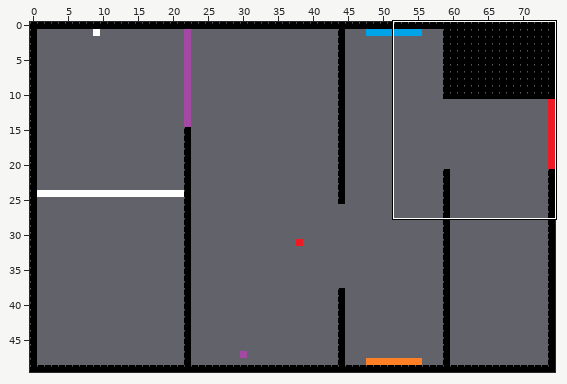
Two states of a Tiled map, Maps/Level_7_map.tmx. Above, an overview of the earlier version with the close-up marked.
Close-up. Before the edit:
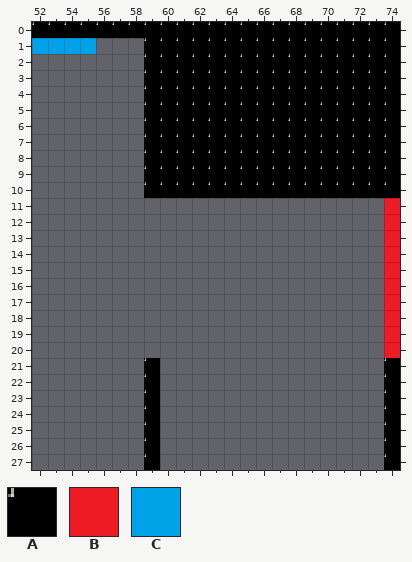
Cells are 16x16 px. Shown: x 52..74, y 0..27. The commit also changed other parts of the map, which this record leaves out.
Key: from "place_holder_tileset": A 0 "Black_tile", B 6 "Kill", C 8 "Blue".
_ is an empty cell.
Layer "Tile Layer 1" before, first column x 52:
 0 AAAAAAAAAAAAAAAAAAAAAAA
 1 CCCC___AAAAAAAAAAAAAAAA
 2 _______AAAAAAAAAAAAAAAA
 3 _______AAAAAAAAAAAAAAAA
 4 _______AAAAAAAAAAAAAAAA
 5 _______AAAAAAAAAAAAAAAA
 6 _______AAAAAAAAAAAAAAAA
 7 _______AAAAAAAAAAAAAAAA
 8 _______AAAAAAAAAAAAAAAA
 9 _______AAAAAAAAAAAAAAAA
10 _______AAAAAAAAAAAAAAAA
11 ______________________B
12 ______________________B
13 ______________________B
14 ______________________B
15 ______________________B
16 ______________________B
17 ______________________B
18 ______________________B
19 ______________________B
20 ______________________B
21 _______A______________A
22 _______A______________A
23 _______A______________A
24 _______A______________A
25 _______A______________A
26 _______A______________A
27 _______A______________A
Now the later version:
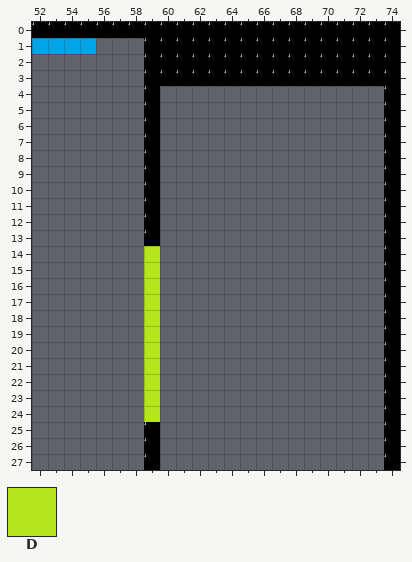
Further tiles: from "place_holder_tileset": D 3 "Green".
The exact change:
Changed rows in their new state; . is an unchanged cell.
Layer "Tile Layer 1":
first column x 59:
 4 .______________.
 5 .______________.
 6 .______________.
 7 .______________.
 8 .______________.
 9 .______________.
10 .______________.
11 A..............A
12 A..............A
13 A..............A
14 D..............A
15 D..............A
16 D..............A
17 D..............A
18 D..............A
19 D..............A
20 D..............A
21 D...............
22 D...............
23 D...............
24 D...............
Pixel boxes of the changes (left, top, right, bottom) in both close-ups:
changed: (144, 86, 400, 422)
